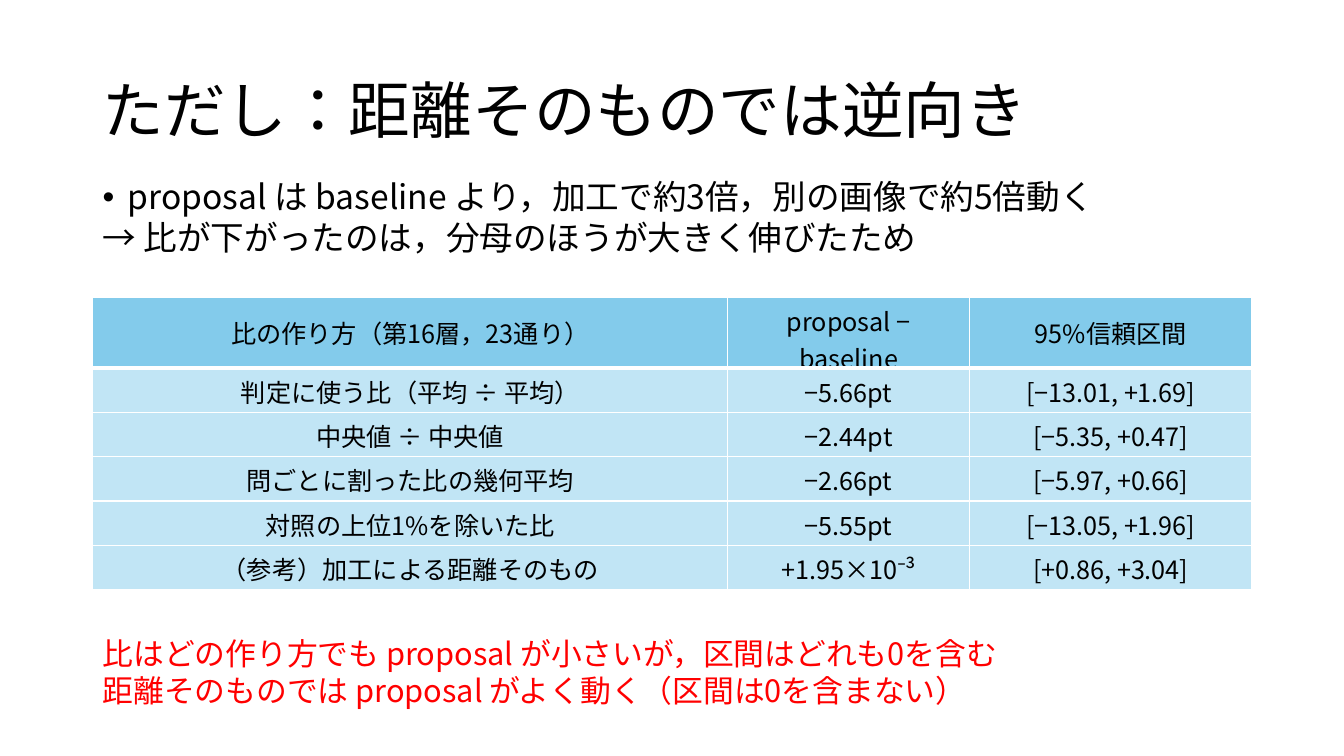
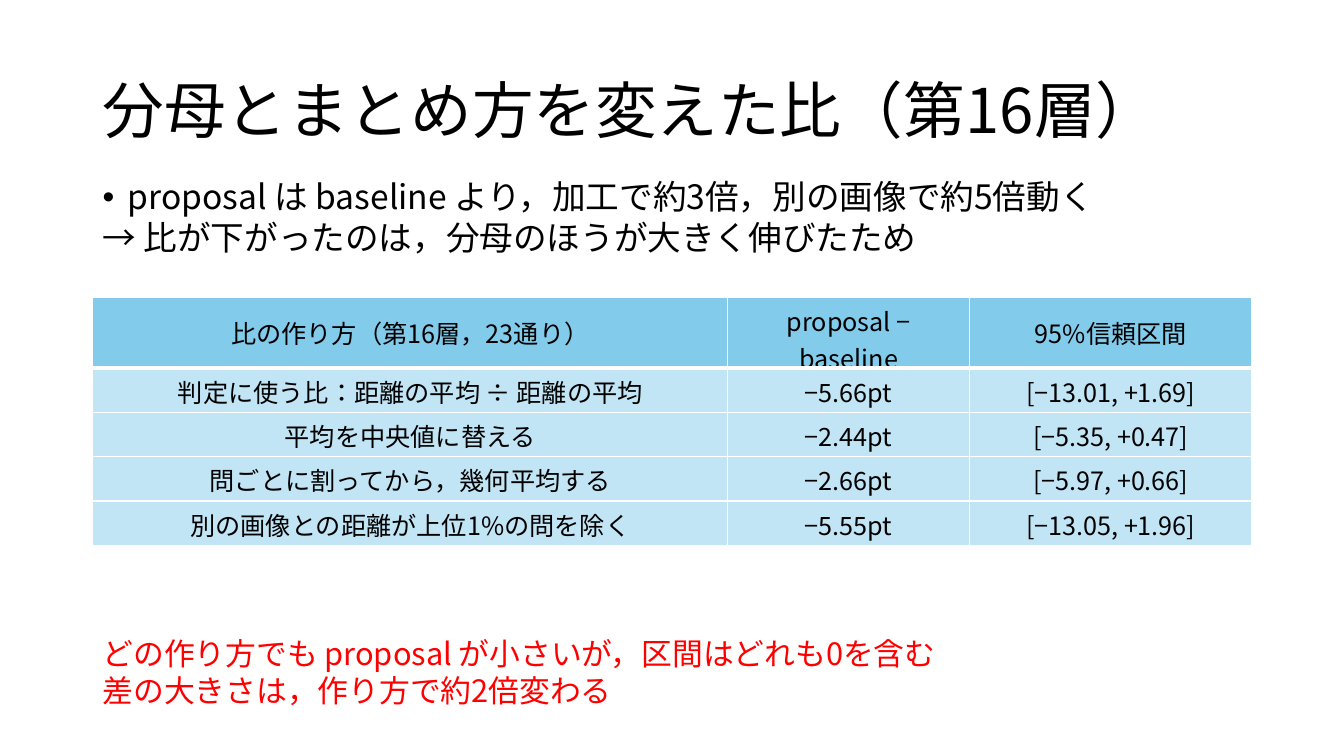
Before and after one commit to tomoking2004/cotar, a slide deck: slide 9 of presentations/20261030_進捗報告.pptx (slide 8 before the commit). Drawn at 1344x756 pixels with LibreOffice and Linux fonts; fonts in the diff are those of the drawing. Boxes give left, top, right and bottom in pixels: in the first picture for what was removed or moved away, otherwise in the second. Text is boxed around its words. In the diff, an @@ line names an element or a change of style, - is before the commit and + after.

```diff
--- a/presentations/20261030_進捗報告.pptx
+++ b/presentations/20261030_進捗報告.pptx
@@ title at <box>102,80,1157,139</box>: text changed @@
-ただし：距離そのものでは逆向き
+分母とまとめ方を変えた比（第16層）
@@ table at <box>93,297,1252,545</box> @@
-row 2: 判定に使う比（平均 ÷ 平均） | −5.66pt | [−13.01, +1.69]
-row 3: 中央値 ÷ 中央値 | −2.44pt | [−5.35, +0.47]
-row 4: 問ごとに割った比の幾何平均 | −2.66pt | [−5.97, +0.66]
-row 5: 対照の上位1%を除いた比 | −5.55pt | [−13.05, +1.96]
-row 6: （参考）加工による距離そのもの | +1.95×10⁻³ | [+0.86, +3.04]
+row 2: 判定に使う比：距離の平均 ÷ 距離の平均 | −5.66pt | [−13.01, +1.69]
+row 3: 平均を中央値に替える | −2.44pt | [−5.35, +0.47]
+row 4: 問ごとに割ってから，幾何平均する | −2.66pt | [−5.97, +0.66]
+row 5: 別の画像との距離が上位1%の問を除く | −5.55pt | [−13.05, +1.96]
@@ text at <box>103,639,935,705</box>: text changed @@
-比はどの作り方でも proposal が小さいが，区間はどれも0を含む
-距離そのものでは proposal がよく動く（区間は0を含まない）
+どの作り方でも proposal が小さいが，区間はどれも0を含む
+差の大きさは，作り方で約2倍変わる
```
Also in this commit, not shown: 3 other slides changed, 1 slide added, 1 other file.
